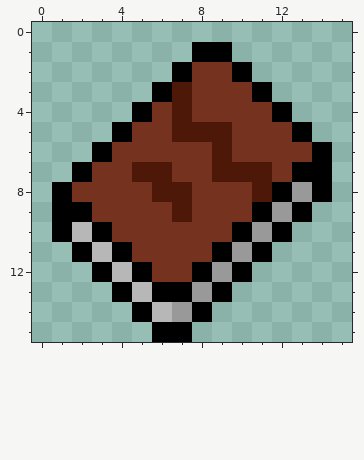
Pixel-art sprite, stored at mcl_books_book_written.png. The first picture shows the starting point.
The file is 16x16 pixels.
New version:
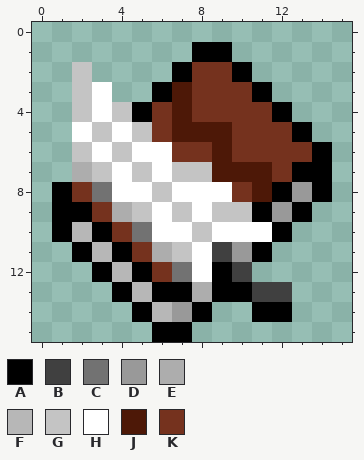
Palette (. is transparent): A #000000  B #404040  C #727272  D #999999  E #adadad  F #b7b7b7  G #c4c4c4  H #ffffff  J #4d1807  K #75321e
What changed:
Changed rows in their new state; - is an unchanged pixel.
first column x 2:
 2 G----------
 3 GH---------
 4 GHG--------
 5 HGHG-------
 6 GHGHH------
 7 EGHGHGG----
 8 -CHHGHHH---
 9 --EGHGHGG--
10 ---CHHGHHH-
11 ----EGHB---
12 -----CHAB--
13 ------E-ABB
14 ---------AA
